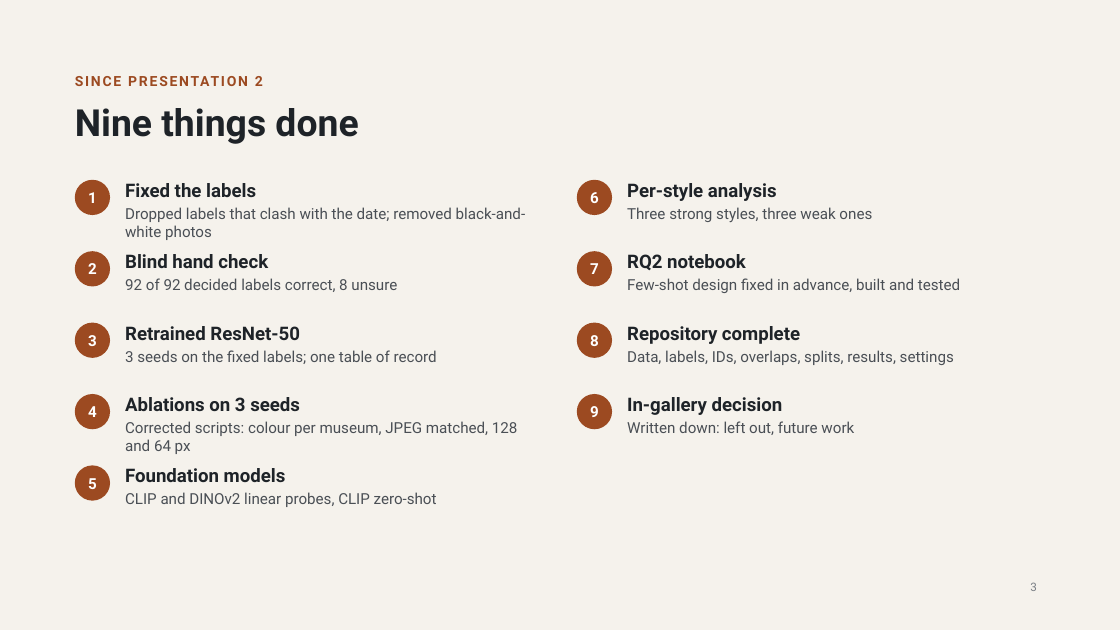
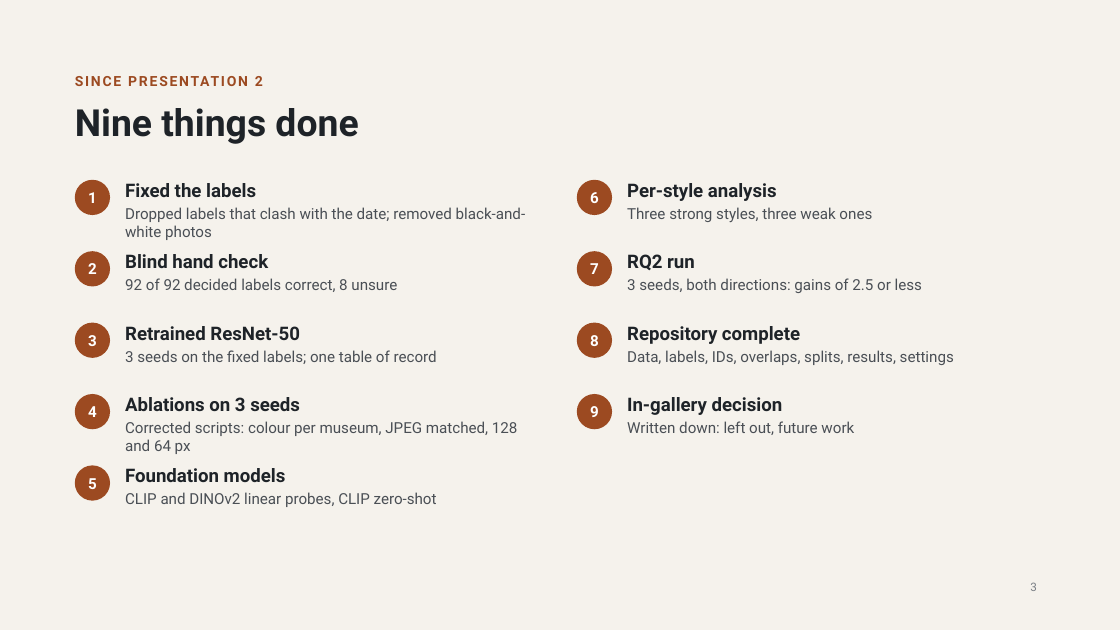
Before and after one commit to abdull254/wikiart-to-museum, a slide deck: slide 3 of slides/WikiArt_to_Museum_Progress_2026-11-18.pptx. Drawn at 1120x630 pixels with LibreOffice and Linux fonts; fonts in the diff are those of the drawing. Boxes give left, top, right and bottom in pixels: in the first picture for what was removed or moved away, otherwise in the second. Text is boxed around its words. In the diff, an @@ line names an element or a change of style, - is before the commit and + after.

Commit message:
Add RQ2 few-shot results: report, curve, run notebook, README and slide
- results/rq2/: full report (3 models x 2 directions x k = 0-50, 3 seeds), test-set sizes and floors, curve
- notebooks/rq2_fewshot.ipynb: the Nov 17 Colab run with outputs
- README, docs/settings.md, docs/todo.md: RQ2 results and settings
- Progress deck (Nov 18): RQ2 results slide, design slide and summary updated

```diff
--- a/slides/WikiArt_to_Museum_Progress_2026-11-18.pptx
+++ b/slides/WikiArt_to_Museum_Progress_2026-11-18.pptx
@@ text at (627,254,695,270): text changed @@
-RQ2 notebook
+RQ2 run
@@ text at (627,278,922,293): text changed @@
-Few-shot design fixed in advance, built and tested
+3 seeds, both directions: gains of 2.5 or less
```
Also in this commit, not shown: 6 other slides changed, 1 slide added, 7 other files.
